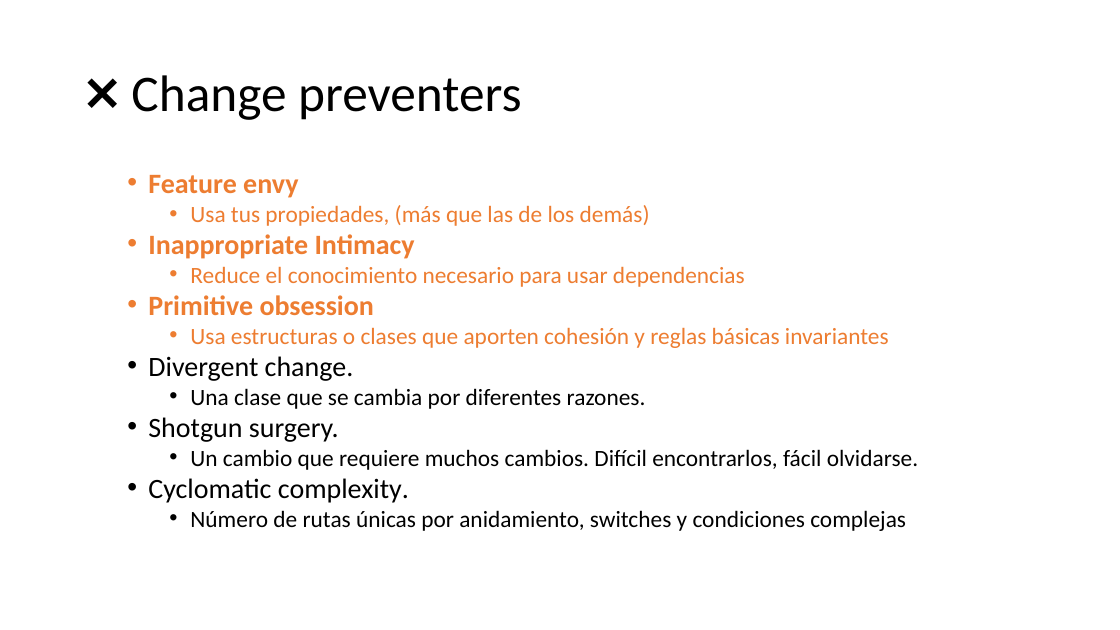
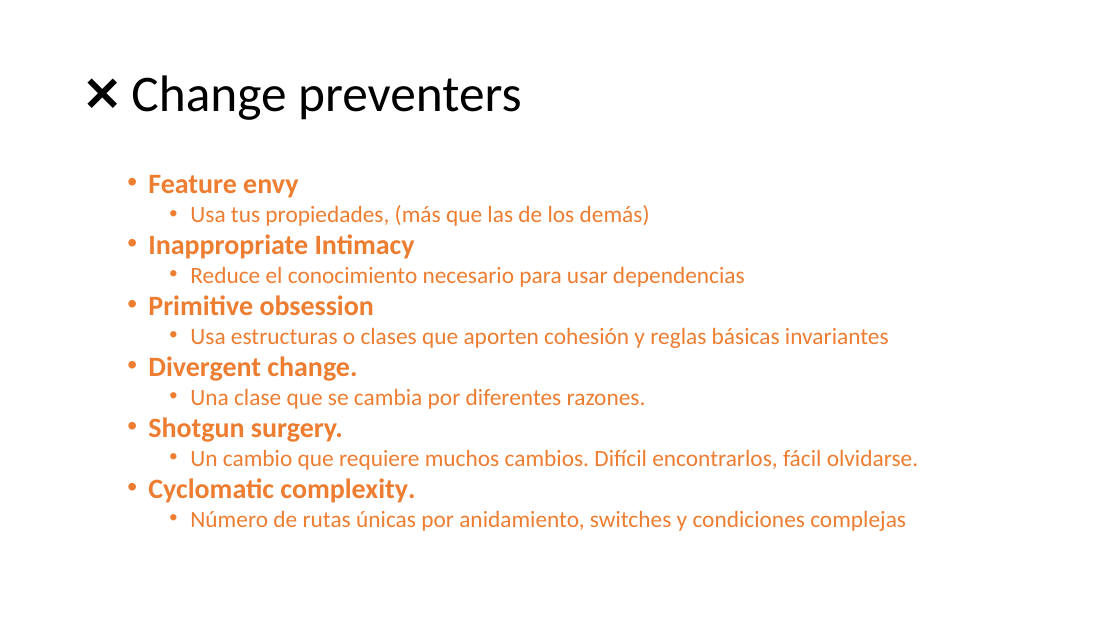
Before and after one commit to AlbertoBasalo/principles-and-patterns, a slide deck: slide 7 of docs/principles-and-practices.pptx (slide 8 before the commit). Drawn at 1120x630 pixels with LibreOffice and Linux fonts; fonts in the diff are those of the drawing. Boxes give left, top, right and bottom in pixels: in the first picture for what was removed or moved away, otherwise in the second. Text is boxed around its words. In the diff, an @@ line names an element or a change of style, - is before the commit and + after.

```diff
--- a/docs/principles-and-practices.pptx
+++ b/docs/principles-and-practices.pptx
@@ text at [148, 356, 918, 531]: text colour #000000 to #ED7D31 in "Divergent change.", "Una clase que se cambia por diferentes ...", "Shotgun surgery.", "Un cambio que requiere muchos cambios. Difícil ..." and 2 more places; bold on in "Divergent change.", "Shotgun surgery.", "Cyclomatic complexity." @@
```
Also in this commit, not shown: 13 other slides changed, 1 slide removed, 1 other file.
